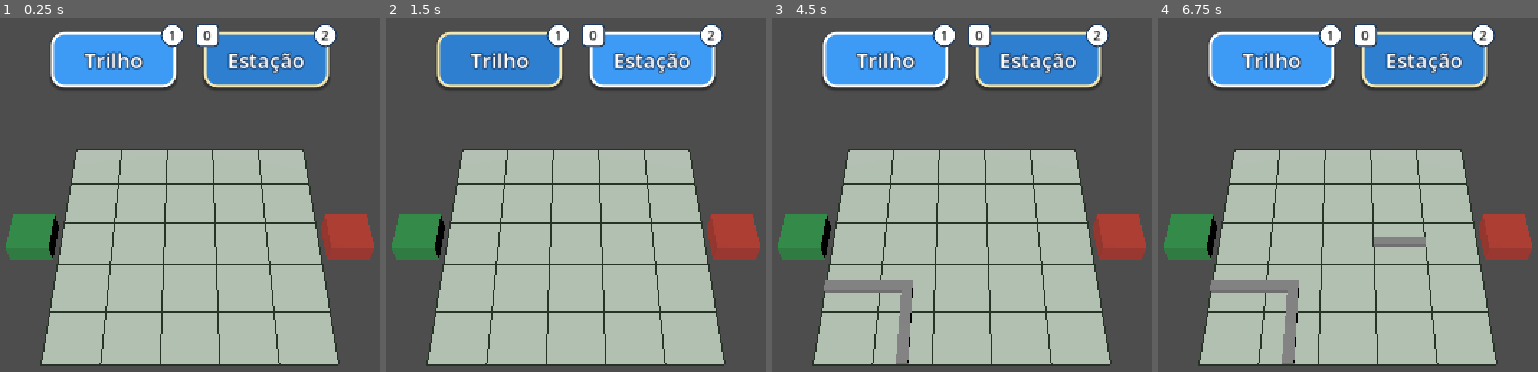
Above: before the commit, frames 1-4 (left to right).
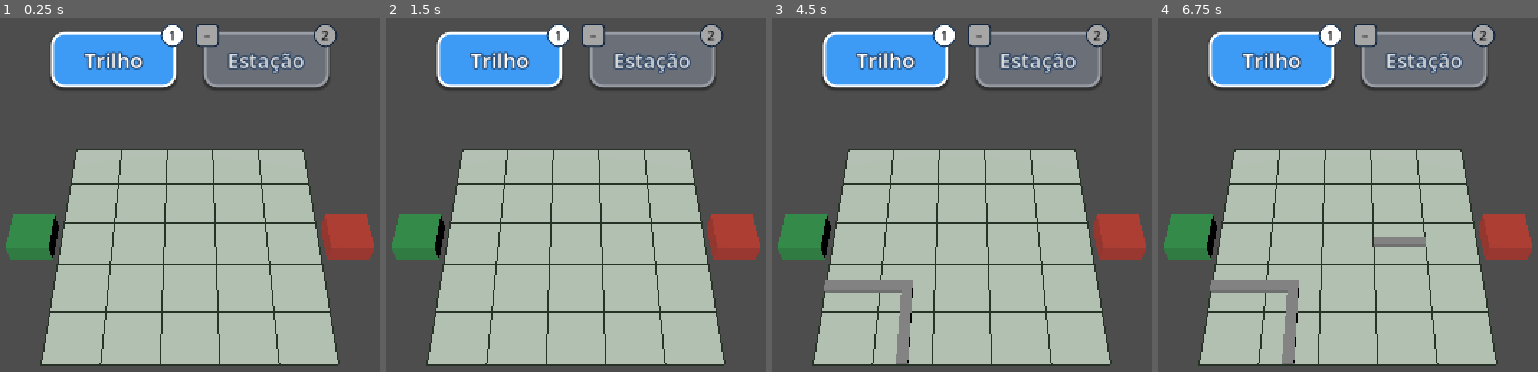
Above: after the commit, the same moments.

Repository: Danil0Ribeir0/automatoon-godot
Game: Godot game, scene res://scenes/game/GameWorld.tscn
Same seed, same stepped clock (60 frames per second), same inputs: the game is played once before the commit and once after it.
Inputs (mouse positions are in pixels of both pictures, inside the frame that each line leads up to):
- Up to frame 1 (0.25 s): no input
- Up to frame 2 (1.5 s): click "Trilho" at 0.5 s; click "Estação" (after the commit: "Trilho") at 1.25 s
- Up to frame 3 (4.5 s): tap Enter at 2, 2.1, 3.5 s; move the mouse to (1136, 219) at 2.02 s; hold Up 2.03-2.75 s; click (1136, 219) at 2.17 s; tap Space at 2.75, 4.25 s; drag from (802, 265) to (920, 333) at 2.77 s; move the mouse to (1041, 145) at 3.52 s; hold Up 3.53-4.25 s; tap 1 at 3.6 s; click (1041, 145) at 3.67 s; drag from (920, 333) to (outside the picture) at 4.27 s
- Up to frame 4 (6.75 s): tap Enter at 5, 5.1 s; move the mouse to (outside the picture) at 5.02 s; hold Down 5.03-5.75 s; click (outside the picture) at 5.17 s; tap Space at 5.75 s; drag from (outside the picture) to (1226, 131) at 5.77 s; move the mouse to (1389, 244) at 6.52 s; hold Down from 6.53 s (still down); tap 1 at 6.6 s; click (1389, 244) at 6.67 s

The runs differ from the first frame. In frame 1, 5.2% of the frame differs, in the area x 51-89%, y 1-20%; in frame 2, 9.7%, in the area x 13-89%, y 1-20%; in frame 3, 5.2%; in frame 4, 5.2%.

Commit message:
feat: rail_builder melhorado

Diff:
--- a/resources/levels/tutorial_01.tres
+++ b/resources/levels/tutorial_01.tres
@@ -6,4 +6,5 @@
 
 [resource]
 script = ExtResource("1_5lka8")
+station_tool_enabled = false
 metadata/_custom_type_script = "uid://da6c07r64e8jd"
--- a/scenes/game/GameWorld.tscn
+++ b/scenes/game/GameWorld.tscn
@@ -2,7 +2,7 @@
 
 [ext_resource type="Script" uid="uid://dvp05xba2dlgg" path="res://scripts/game/game_world.gd" id="1_gl70c"]
 [ext_resource type="Script" uid="uid://ci2tvrhc2ba3p" path="res://scripts/view/grid_board.gd" id="2_5ci18"]
-[ext_resource type="Resource" uid="uid://dfvtv3xh7uwpy" path="res://resources/levels/tutorial_02.tres" id="2_mlbq7"]
+[ext_resource type="Resource" uid="uid://cuhtg8her4ovw" path="res://resources/levels/tutorial_01.tres" id="2_mlbq7"]
 [ext_resource type="Script" uid="uid://cspfyfcoja538" path="res://scripts/input/grid_picker.gd" id="4_earwm"]
 [ext_resource type="PackedScene" uid="uid://djgo7ml3073w8" path="res://scenes/rails/RailPiece.tscn" id="4_fa7sg"]
 [ext_resource type="Script" uid="uid://cmundalpj48p" path="res://scripts/input/input_controller.gd" id="5_earwm"]
--- a/scripts/core/grid_model.gd
+++ b/scripts/core/grid_model.gd
@@ -29,6 +29,13 @@
 	Dir.WEST | Dir.NORTH,
 ]
 
+const CURVES := [
+	Dir.NORTH | Dir.EAST,
+	Dir.EAST | Dir.SOUTH,
+	Dir.SOUTH | Dir.WEST,
+	Dir.WEST | Dir.NORTH,
+]
+
 var size: Vector2i
 var spawn_cell: Vector2i
 var exit_cell: Vector2i
@@ -142,8 +149,13 @@
 func rotate_rail(cell: Vector2i) -> bool:
 	if not in_bounds(cell) or not has_rail(cell):
 		return false
-	var i := SHAPE_CYCLE.find(get_shape(cell))
-	return set_shape(cell, SHAPE_CYCLE[(i + 1) % SHAPE_CYCLE.size()])
+	var shape := get_shape(cell)
+	if shape == HORIZONTAL:
+		return set_shape(cell, VERTICAL)
+	if shape == VERTICAL:
+		return set_shape(cell, HORIZONTAL)
+	var i := CURVES.find(shape)
+	return set_shape(cell, CURVES[(i + 1) % CURVES.size()])
 
 
 func remove_rail(cell: Vector2i) -> bool:
@@ -154,9 +166,8 @@
 	return true
 
 
-## Substitui um trilho, se houver. Vizinhos que apontavam para ele seguem ligados.
 func place_station(cell: Vector2i, symbol: StringName) -> bool:
-	if not in_bounds(cell) or has_station(cell) or is_locked(cell):
+	if not can_place_station(cell):
 		return false
 	_shapes.erase(cell)
 	_stations[cell] = StationData.new(symbol)
@@ -197,3 +208,16 @@
 		if in_bounds(cell + DIR_OFFSETS[dir]):
 			return dir
 	return 0
+
+## Alguma das 4 células vizinhas (ortogonais) tem estação?
+func has_adjacent_station(cell: Vector2i) -> bool:
+	for dir in DIR_OFFSETS:
+		if has_station(cell + DIR_OFFSETS[dir]):
+			return true
+	return false
+
+
+## Regra: duas estações nunca ficam coladas. Entre elas há pelo menos um trilho.
+func can_place_station(cell: Vector2i) -> bool:
+	return in_bounds(cell) and not has_station(cell) and not is_locked(cell) \
+			and not has_adjacent_station(cell)
--- /dev/null
+++ b/scripts/core/route_orientation.gd
@@ -0,0 +1,74 @@
+class_name RouteOrientation
+extends RefCounted
+
+## Desempate geométrico quando os dois vizinhos estão à mesma distância do Exit.
+const TIE_ORDER := [
+	GridModel.Dir.EAST,
+	GridModel.Dir.SOUTH,
+	GridModel.Dir.NORTH,
+	GridModel.Dir.WEST,
+]
+
+
+## Lado "depois" de um trilho com 2 ligações (o que segue rumo ao Exit).
+## 1) rota a partir do Spawn; 2) trecho ligado ao Exit; 3) vizinho mais perto do Exit.
+static func after_dir(model: GridModel, cell: Vector2i) -> int:
+	var links := model.connected_dirs(cell)
+	if GridModel.bit_count(links) != 2:
+		return 0
+
+	var entry := _entry_side(model, model.spawn_cell, cell)
+	if entry != 0:
+		return links & ~entry
+
+	entry = _entry_side(model, model.exit_cell, cell)
+	if entry != 0:
+		return entry
+
+	return _closest_to_exit(model, cell, links)
+
+
+## Caminha pelas ligações a partir de `from` e devolve o lado por onde
+## entrou em `target` (0 se não chegou).
+static func _entry_side(model: GridModel, from: Vector2i, target: Vector2i) -> int:
+	var visited := {}
+	var cell := from
+	var entry := 0
+	while not visited.has(Vector3i(cell.x, cell.y, entry)):
+		visited[Vector3i(cell.x, cell.y, entry)] = true
+		var out := _next_dir(model, cell, entry)
+		if out == 0:
+			return 0
+		var offset: Vector2i = GridModel.DIR_OFFSETS[out]
+		cell += offset
+		entry = GridModel.OPPOSITE[out]
+		if cell == target:
+			return entry
+	return 0
+
+
+## Saída de uma célula dado o lado de entrada. Estação com 4 ligações cruza
+## em linha reta; com 3, a caminhada para (o validador invalida).
+static func _next_dir(model: GridModel, cell: Vector2i, entry: int) -> int:
+	var others := model.connected_dirs(cell) & ~entry
+	var count := GridModel.bit_count(others)
+	if count == 1:
+		return others
+	if count == 3 and entry != 0:
+		return GridModel.OPPOSITE[entry]
+	return 0
+
+
+static func _closest_to_exit(model: GridModel, cell: Vector2i, links: int) -> int:
+	var best := 0
+	var best_dist := 0
+	for dir in TIE_ORDER:
+		if (links & dir) == 0:
+			continue
+		var offset: Vector2i = GridModel.DIR_OFFSETS[dir]
+		var d := (cell + offset - model.exit_cell).abs()
+		var dist := d.x + d.y
+		if best == 0 or dist < best_dist:
+			best = dir
+			best_dist = dist
+	return best
--- a/scripts/game/game_world.gd
+++ b/scripts/game/game_world.gd
@@ -34,8 +34,10 @@
 		if placement.symbol == null:
 			push_warning("Estação fixa sem símbolo em %s" % placement.cell)
 			continue
-		if _model.place_station(placement.cell, placement.symbol.id):
-			_model.lock_cell(placement.cell)
+		if not _model.place_station(placement.cell, placement.symbol.id):
+			push_warning("Estação fixa recusada em %s (fora da grid ou colada em outra estação)" % placement.cell)
+			continue
+		_model.lock_cell(placement.cell)
 
 func _fit_camera() -> void:
 	var extent := maxf(level.grid_size.x + 2, level.grid_size.y) * _board.cell_size
--- a/scripts/tools/rail_builder.gd
+++ b/scripts/tools/rail_builder.gd
@@ -32,7 +32,16 @@
 
 
 func move_to(target: Vector2i) -> void:
-	while _active and _trail.back() != target:
+	if not _active:
+		return
+	# Alvo já no rastro: desenrola até ele (independe do caminho do mouse).
+	# Estações ficam de fora: revisitá-las é cruzamento, não recuo.
+	var index := _trail.rfind(target)
+	if index != -1 and not _model.has_station(target):
+		while _trail.size() - 1 > index:
+			_undo_last()
+		return
+	while _trail.back() != target:
 		if not _build_step(step_toward(_trail.back(), target)):
 			break
 
@@ -64,8 +73,12 @@
 		_push(next, _model.connected_dirs(next), _model.get_shape(last), _model.get_shape(next))
 		return true
 
+	var keep: int = _protected.back()
+	if _trail.size() == 1:
+		keep = _cut_for_reroute(last, keep, dir)
+
 	var next_links := _model.connected_dirs(next)
-	var last_shape := _shape_toward(last, _protected.back(), dir)
+	var last_shape := _shape_toward(last, keep, dir)
 	var next_shape := _shape_toward(next, next_links, back)
 	if last_shape == NO_SHAPE or next_shape == NO_SHAPE:
 		return false
@@ -82,6 +95,17 @@
 
 	_push(next, next_links | back, last_before, next_before)
 	return true
+
+
+## Traço que começa num trilho do meio e sai por um lado livre:
+## larga o lado "depois" (rumo ao Exit) e mantém o lado do Spawn.
+## O formato anterior fica no rastro, então voltar à célula restaura a ligação.
+func _cut_for_reroute(cell: Vector2i, links: int, dir: int) -> int:
+	if not _model.has_rail(cell) or _model.is_terminal(cell):
+		return links
+	if GridModel.bit_count(links) != 2 or (links & dir) != 0:
+		return links
+	return links & ~RouteOrientation.after_dir(_model, cell)
 
 
 func _shape_toward(cell: Vector2i, keep: int, dir: int) -> int:
--- a/scripts/tools/station_placer.gd
+++ b/scripts/tools/station_placer.gd
@@ -1,5 +1,7 @@
 class_name StationPlacer
 extends BuildTool
+
+signal placement_rejected(cell: Vector2i)
 
 var symbol: StringName
 var _model: GridModel
@@ -13,6 +15,6 @@
 	if symbol.is_empty() or not _model.in_bounds(cell) or _model.is_locked(cell):
 		return
 	if _model.has_station(cell):
-		_model.set_station_symbol(cell, symbol) # mesmo símbolo = nada muda
-	else:
-		_model.place_station(cell, symbol) # vazio ou trilho
+		_model.set_station_symbol(cell, symbol)
+	elif not _model.place_station(cell, symbol):
+		placement_rejected.emit(cell)
Not shown, added: scripts/core/route_orientation.gd.uid
